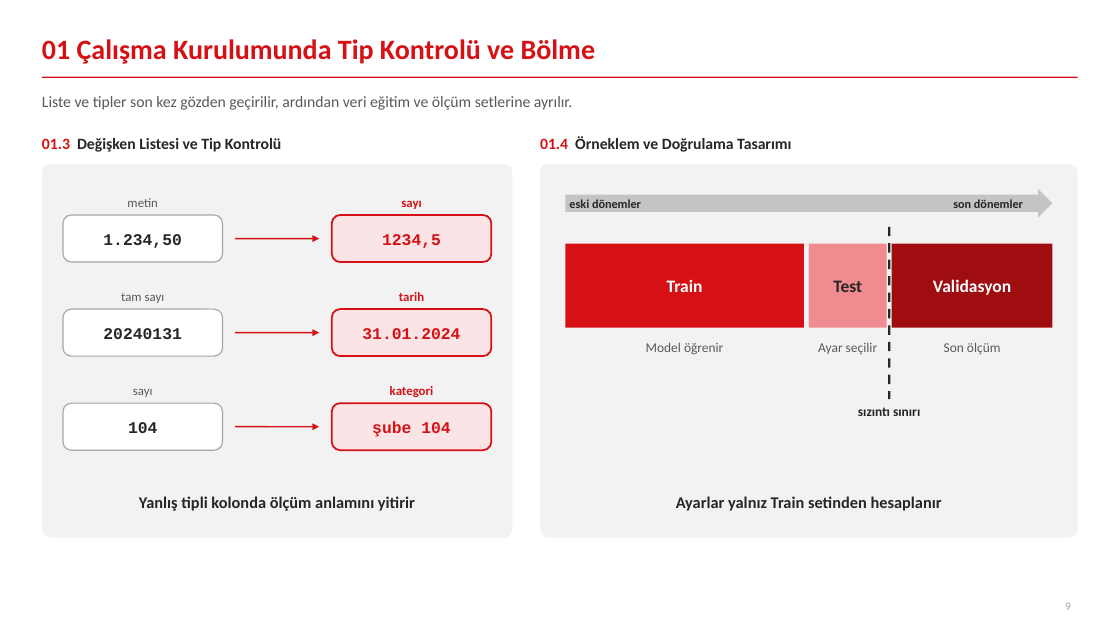
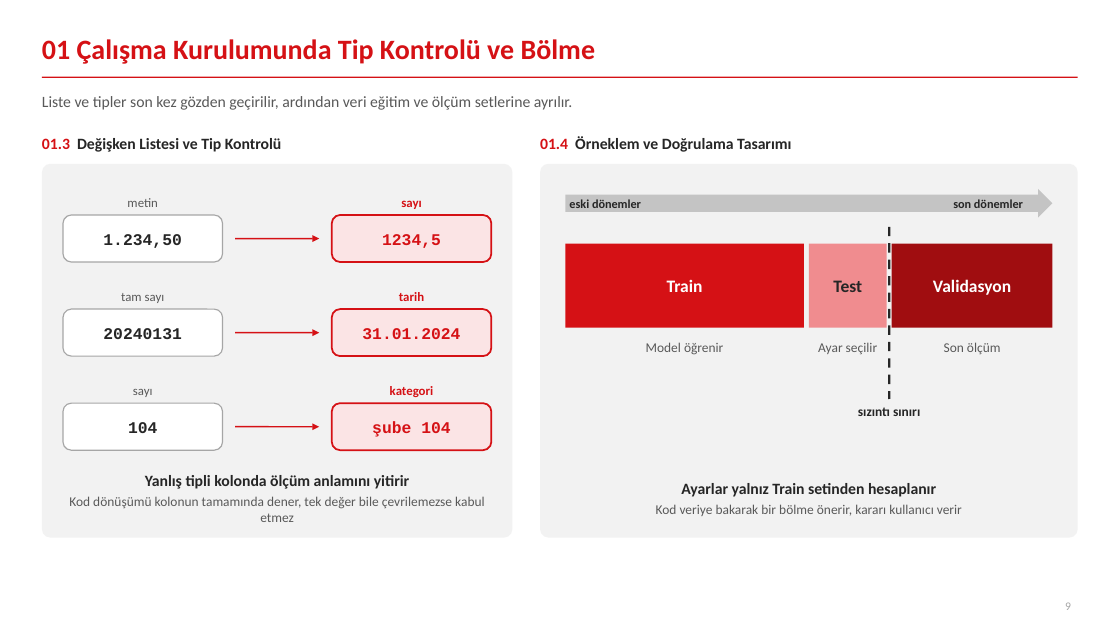
Before and after one commit to canmergen/amp, a slide deck: slide 9 of analitik_modelleme_platformu_GUNCEL/sunum/Platform_Sunum_Sade.pptx. Drawn at 1120x630 pixels with LibreOffice and Linux fonts; fonts in the diff are those of the drawing. Boxes give left, top, right and bottom in pixels: in the first picture for what was removed or moved away, otherwise in the second. Text is boxed around its words. In the diff, an @@ line names an element or a change of style, - is before the commit and + after.

```diff
--- a/analitik_modelleme_platformu_GUNCEL/sunum/Platform_Sunum_Sade.pptx
+++ b/analitik_modelleme_platformu_GUNCEL/sunum/Platform_Sunum_Sade.pptx
@@ text "Yanlış tipli kolonda ölçüm anlamını ...": place and size @@
-text "Yanlış tipli kolonda ölçüm anlamını ..." at (139,496,415,511)
+text "Yanlış tipli kolonda ölçüm anlamını ..." at (69,475,485,522)
@@ text at (145,475,409,489): size 14 to 13.5 pt in "Yanlış tipli kolonda ölçüm anlamını yitirir"; more space between paragraphs @@
@@ text "Ayarlar yalnız Train setinden hesaplanır": place and size @@
-text "Ayarlar yalnız Train setinden hesaplanır" at (676,496,942,511)
+text "Ayarlar yalnız Train setinden hesaplanır" at (656,483,962,516)
@@ text at (69,496,485,522): paragraph added @@
+Kod dönüşümü kolonun tamamında dener, tek değer bile çevrilemezse kabul etmez
@@ text at (656,504,962,516): paragraph added @@
+Kod veriye bakarak bir bölme önerir, kararı kullanıcı verir
@@ text at (681,483,936,497): size 14 to 13.5 pt in "Ayarlar yalnız Train setinden hesaplanır"; more space between paragraphs @@
```
Also in this commit, not shown: 10 other slides changed, 1 other file.
